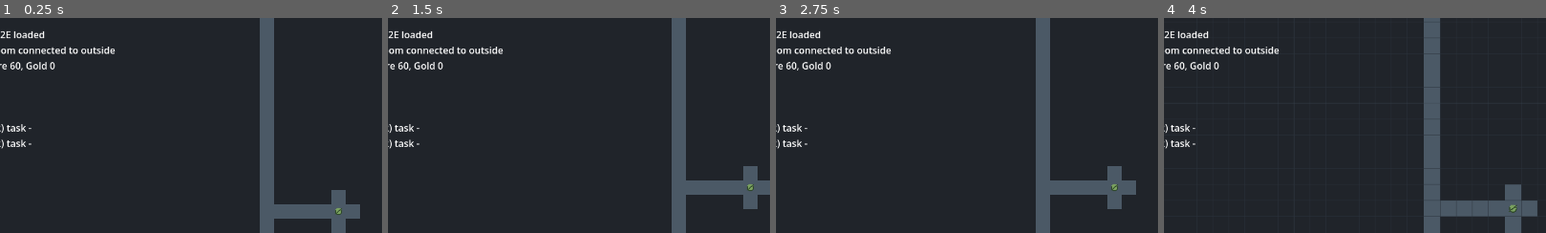
Above: before the commit, frames 1-4 (left to right).
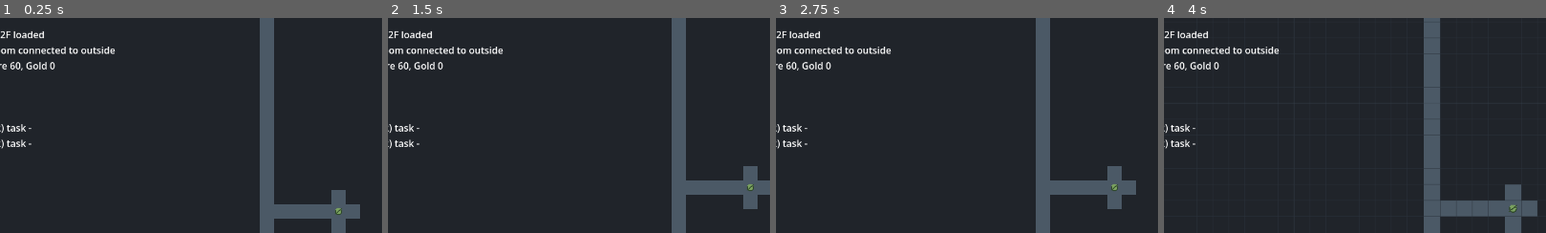
Above: after the commit, the same moments.

Repository: Servovicis/KrebelsKeep
Game: Godot game, scene res://scenes/main/Main.tscn
The game is run twice, just before and just after one commit, with the same random seed, the same clock (stepped at 60 frames per second) and the same inputs.
Inputs (mouse positions are % of the whole screen's width and height, from its top left):
- Up to frame 1 (0.25 s): no input
- Up to frame 2 (1.5 s): tap Enter at 0.5 s; move the mouse to (72, 45) at 0.52 s; tap S (camera_down) at 0.6 s; tap H (tool_build_workshop) at 0.77 s; tap Space at 1.25 s; move the mouse to (30, 55) at 1.27 s; tap A (camera_left) at 1.35 s
- Up to frame 3 (2.75 s): tap H (tool_build_workshop) at 1.52 s; tap Enter at 2 s; move the mouse to (60, 28) at 2.02 s; tap D (camera_right) at 2.1 s
- Up to frame 4 (4 s): tap Space at 2.75 s; move the mouse to (45, 70) at 2.77 s; tap W (camera_up) at 2.85 s; tap H (tool_build_workshop) at 3.02, 3.77 s; tap Enter at 3.5 s; move the mouse to (80, 65) at 3.52 s; hold Mouse wheel up (camera_zoom_in) from 3.53 s (still down)
The pictures show only the part of the screen within x 16-66%, y 0-50%; the shares and areas given below are measured in that part.

The runs differ from the first frame. In frame 1, 0.1% of the frame differs, in the area x 2-12%, y 6-10%; in frame 2, 0.1%; in frame 3, 0.1%; in frame 4, 0.1%.

Commit message:
feat: allow extractors to use reachable sources

Diff:
--- a/scenes/main/Main.tscn
+++ b/scenes/main/Main.tscn
@@ -17,4 +17,4 @@
 offset_top = 16.0
 offset_right = 720.0
 offset_bottom = 220.0
-text = "Krebel's Keep - Milestone 2E loaded"
+text = "Krebel's Keep - Milestone 2F loaded"
--- a/scripts/core/main.gd
+++ b/scripts/core/main.gd
@@ -44,6 +44,9 @@
 const WORKER_SPEED_TILES_PER_SECOND := 4.0
 const DIG_WORK_REQUIRED := 2.0
 const SOURCE_GATHER_COOLDOWN := 5.0
+# Extractors can work nearby permanent sources. Adjacency is optimal because it
+# minimizes worker travel, but it is not required.
+const EXTRACTOR_SOURCE_RANGE_TILES := 12
 const CARDINAL_DIRECTIONS: Array[Vector2i] = [
 	Vector2i.UP,
 	Vector2i.RIGHT,
@@ -90,7 +93,7 @@
 	access_valid = access_validator.is_overlord_room_connected(dungeon)
 	var access_message := "Access valid: Overlord room connected to outside" if access_valid else "Access invalid: Overlord room disconnected"
 
-	print("Krebel's Keep Milestone 2E loaded")
+	print("Krebel's Keep Milestone 2F loaded")
 	print(access_message)
 	_spawn_workers()
 	_update_debug_label()
@@ -287,7 +290,7 @@
 			worker_task_text,
 		])
 
-	debug_label.text = "Krebel's Keep Milestone 2E loaded\n%s\nResources: %s\nTool: %s\n%s\nTasks: %s\n%s\n%s" % [
+	debug_label.text = "Krebel's Keep Milestone 2F loaded\n%s\nResources: %s\nTool: %s\n%s\nTasks: %s\n%s\n%s" % [
 		access_message,
 		resource_manager.get_debug_text(),
 		_get_tool_name(active_tool),
@@ -574,9 +577,9 @@
 	if not definition.produces_resource:
 		return
 
-	var source_tile := _find_adjacent_resource_source(tile_position, _get_required_source_type(building_type))
+	var source_tile := _find_best_reachable_resource_source(tile_position, _get_required_source_type(building_type))
 	if not dungeon.is_in_bounds(source_tile):
-		last_message = "%s complete but no adjacent source found" % definition.short_name
+		last_message = "%s complete but no reachable source found" % definition.short_name
 		print(last_message)
 		return
 
@@ -585,6 +588,7 @@
 		"source_tile": source_tile,
 		"resource_type": definition.production_resource,
 		"resource_amount": definition.production_amount,
+		"idle_message": "",
 	}
 	if not source_cooldowns.has(source_tile):
 		source_cooldowns[source_tile] = 0.0
@@ -605,9 +609,13 @@
 			continue
 
 		var harvest_data: Dictionary = harvest_buildings[building_tile]
-		var source_tile: Vector2i = harvest_data["source_tile"]
+		var source_tile := _find_best_reachable_resource_source(building_tile, _get_required_source_type(int(harvest_data["building_type"])))
 		if not dungeon.is_in_bounds(source_tile):
-			continue
+			_report_extractor_idle(building_tile, harvest_data)
+			continue
+		harvest_data["source_tile"] = source_tile
+		harvest_data["idle_message"] = ""
+		harvest_buildings[building_tile] = harvest_data
 		if _has_active_harvest_task_for_source(source_tile):
 			continue
 		if float(source_cooldowns.get(source_tile, 0.0)) > 0.0:
@@ -670,28 +678,71 @@
 		return "Invalid build: tile already has a building"
 	if dungeon.get_resource_node(tile_position) != DungeonMapScript.ResourceNodeType.NONE:
 		return "Invalid placement: source tile must remain open"
-	if definition.building_type == BuildingDefinitionScript.BuildingType.MINE_PLACEHOLDER and not _has_adjacent_resource_source(tile_position, DungeonMapScript.ResourceNodeType.ORE):
-		return "Invalid placement: Mine requires adjacent Ore source"
-	if definition.building_type == BuildingDefinitionScript.BuildingType.LUMBERYARD_PLACEHOLDER and not _has_adjacent_resource_source(tile_position, DungeonMapScript.ResourceNodeType.ROOT):
-		return "Invalid placement: Lumberyard requires adjacent Root source"
+	if definition.building_type == BuildingDefinitionScript.BuildingType.MINE_PLACEHOLDER and not _has_reachable_resource_source(tile_position, DungeonMapScript.ResourceNodeType.ORE):
+		return "Invalid placement: Mine requires reachable Ore source"
+	if definition.building_type == BuildingDefinitionScript.BuildingType.LUMBERYARD_PLACEHOLDER and not _has_reachable_resource_source(tile_position, DungeonMapScript.ResourceNodeType.ROOT):
+		return "Invalid placement: Lumberyard requires reachable Root source"
 	if not _would_preserve_outside_access(tile_position):
 		return "Invalid placement: would block outside access"
+	if not _would_preserve_resource_source_access(tile_position):
+		return "Invalid placement: would block source access"
 	if not resource_manager.can_afford(definition.cost):
 		return "Invalid build: insufficient resources for %s" % definition.display_name
 
 	return ""
 
 
-func _has_adjacent_resource_source(tile_position: Vector2i, resource_node_type: int) -> bool:
-	return dungeon.is_in_bounds(_find_adjacent_resource_source(tile_position, resource_node_type))
-
-
-func _find_adjacent_resource_source(tile_position: Vector2i, resource_node_type: int) -> Vector2i:
-	for direction in CARDINAL_DIRECTIONS:
-		if dungeon.has_resource_node(tile_position + direction, resource_node_type):
-			return tile_position + direction
-
-	return Vector2i(-1, -1)
+func _has_reachable_resource_source(tile_position: Vector2i, resource_node_type: int) -> bool:
+	return dungeon.is_in_bounds(_find_best_reachable_resource_source(tile_position, resource_node_type, tile_position))
+
+
+func _find_best_reachable_resource_source(tile_position: Vector2i, resource_node_type: int, extra_blocked_tile: Vector2i = Vector2i(-1, -1)) -> Vector2i:
+	if resource_node_type == DungeonMapScript.ResourceNodeType.NONE:
+		return Vector2i(-1, -1)
+
+	var source_pathfinder := CardinalPathfinderScript.new(dungeon)
+	source_pathfinder.blocked_tiles = _get_access_blocked_tiles(extra_blocked_tile)
+	var building_interaction_tiles: Array[Vector2i] = source_pathfinder.get_cardinal_interaction_tiles(tile_position)
+	if building_interaction_tiles.is_empty():
+		return Vector2i(-1, -1)
+
+	var best_source := Vector2i(-1, -1)
+	var best_distance := EXTRACTOR_SOURCE_RANGE_TILES + 1
+	for y in range(dungeon.size.y):
+		for x in range(dungeon.size.x):
+			var source_tile := Vector2i(x, y)
+			if not dungeon.has_resource_node(source_tile, resource_node_type):
+				continue
+
+			var distance := _get_shortest_interaction_path_distance(source_pathfinder, building_interaction_tiles, source_tile, best_distance)
+			if distance >= 0 and distance < best_distance:
+				best_distance = distance
+				best_source = source_tile
+
+	return best_source
+
+
+func _get_shortest_interaction_path_distance(source_pathfinder: RefCounted, start_tiles: Array[Vector2i], source_tile: Vector2i, best_distance: int) -> int:
+	var source_interaction_tiles: Array[Vector2i] = source_pathfinder.get_cardinal_interaction_tiles(source_tile)
+	if source_interaction_tiles.is_empty():
+		return -1
+
+	var shortest_distance := best_distance
+	for start_tile in start_tiles:
+		for source_interaction_tile in source_interaction_tiles:
+			var distance := 0
+			if start_tile != source_interaction_tile:
+				var path: Array[Vector2i] = source_pathfinder.find_cardinal_path(start_tile, source_interaction_tile)
+				if path.is_empty():
+					continue
+				distance = path.size()
+			if distance <= EXTRACTOR_SOURCE_RANGE_TILES and distance < shortest_distance:
+				shortest_distance = distance
+
+	if shortest_distance == best_distance:
+		return -1
+
+	return shortest_distance
 
 
 func _get_required_source_type(building_type: int) -> int:
@@ -756,9 +807,75 @@
 	return false
 
 
+func _report_extractor_idle(building_tile: Vector2i, harvest_data: Dictionary) -> void:
+	var idle_message := _get_extractor_idle_message(int(harvest_data["building_type"]))
+	if str(harvest_data.get("idle_message", "")) == idle_message:
+		return
+
+	harvest_data["idle_message"] = idle_message
+	harvest_buildings[building_tile] = harvest_data
+	last_message = idle_message
+	print(last_message)
+
+
+func _get_extractor_idle_message(building_type: int) -> String:
+	match building_type:
+		BuildingDefinitionScript.BuildingType.MINE_PLACEHOLDER:
+			return "Mine idle: no reachable Ore source"
+		BuildingDefinitionScript.BuildingType.LUMBERYARD_PLACEHOLDER:
+			return "Lumberyard idle: no reachable Root source"
+		_:
+			return "Extractor idle: no reachable source"
+
+
 func _would_preserve_outside_access(proposed_blocked_tile: Vector2i) -> bool:
 	var access_validator := DungeonAccessValidatorScript.new()
 	return access_validator.is_overlord_room_connected(dungeon, _get_access_blocked_tiles(proposed_blocked_tile))
+
+
+func _would_preserve_resource_source_access(proposed_blocked_tile: Vector2i) -> bool:
+	if not _is_cardinal_neighbor_of_resource_source(proposed_blocked_tile):
+		return true
+
+	var current_blocked_tiles := _get_access_blocked_tiles()
+	var proposed_blocked_tiles := _get_access_blocked_tiles(proposed_blocked_tile)
+	for y in range(dungeon.size.y):
+		for x in range(dungeon.size.x):
+			var source_tile := Vector2i(x, y)
+			if dungeon.get_resource_node(source_tile) == DungeonMapScript.ResourceNodeType.NONE:
+				continue
+			if _count_open_resource_interaction_tiles(source_tile, current_blocked_tiles) > 0 and _count_open_resource_interaction_tiles(source_tile, proposed_blocked_tiles) == 0:
+				return false
+
+	return true
+
+
+func _is_cardinal_neighbor_of_resource_source(tile_position: Vector2i) -> bool:
+	for direction in CARDINAL_DIRECTIONS:
+		if dungeon.is_in_bounds(tile_position + direction) and dungeon.get_resource_node(tile_position + direction) != DungeonMapScript.ResourceNodeType.NONE:
+			return true
+
+	return false
+
+
+func _count_open_resource_interaction_tiles(source_tile: Vector2i, blocked_tiles: Dictionary) -> int:
+	var open_tiles := 0
+	for direction in CARDINAL_DIRECTIONS:
+		var interaction_tile := source_tile + direction
+		if _is_accessible_floor_tile(interaction_tile, blocked_tiles):
+			open_tiles += 1
+
+	return open_tiles
+
+
+func _is_accessible_floor_tile(tile_position: Vector2i, blocked_tiles: Dictionary) -> bool:
+	if not dungeon.is_in_bounds(tile_position):
+		return false
+	if blocked_tiles.has(tile_position):
+		return false
+
+	var tile_type: int = dungeon.get_tile(tile_position)
+	return tile_type == DungeonMapScript.TileType.FLOOR or tile_type == DungeonMapScript.TileType.ENTRANCE
 
 
 func _has_worker_at(tile_position: Vector2i) -> bool:
Not shown, changed: README.md
